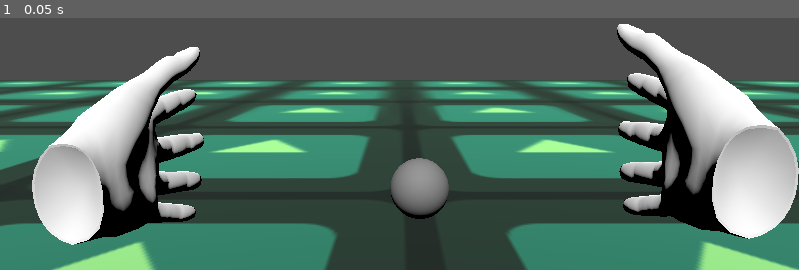
Above: before the commit, frame 1.
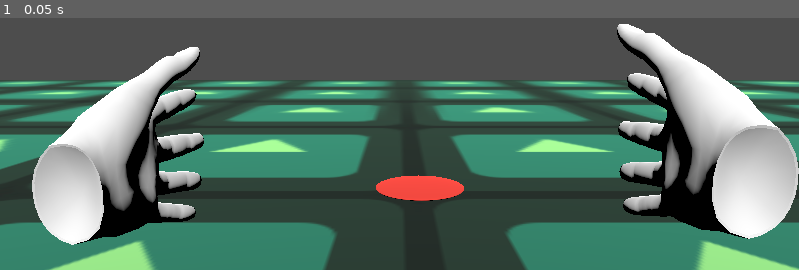
Above: after the commit, the same moment.

Repository: Hubi777111/rwr
Game: Godot game, scene res://main.tscn
Same seed, same stepped clock (60 frames per second), same inputs: the game is played once before the commit and once after it. The engine's default icon, where the game draws it, is replaced by a stand-in: a white triangle on a blue panel in a dark square.
Inputs:
- Up to frame 1 (0.05 s): no input

The runs differ from the first frame. In frame 1, 2.6% of the frame differs, in the area x 0-100%, y 36-100%.

Commit message:
Zadanie 5: Dodanie płynnej lokomocji na lewej gałce

Diff:
--- a/project_files/main.tscn
+++ b/project_files/main.tscn
@@ -18,9 +18,12 @@
 [sub_resource type="BoxShape3D" id="BoxShape3D_1bvp3"]
 size = Vector3(50, 1, 50)
 
+[sub_resource type="StandardMaterial3D" id="StandardMaterial3D_7mycd"]
+albedo_color = Color(1, 0.27450982, 0.23137255, 1)
+
 [sub_resource type="SphereMesh" id="SphereMesh_1bvp3"]
-radius = 0.04
-height = 0.08
+radius = 0.06
+height = 0.01
 
 [node name="Main" type="Node3D" unique_id=1906230346]
 script = ExtResource("1_ig7tw")
@@ -65,7 +68,7 @@
 [node name="Level" type="Node3D" parent="." unique_id=802880576]
 
 [node name="MeshInstance3D" type="MeshInstance3D" parent="Level" unique_id=1466935071]
-transform = Transform3D(1, 0, 0, 0, 1, 0, 0, 0, 1, 0.054322347, -0.571105, 0.16857839)
+transform = Transform3D(1, 0, 0, 0, 1, 0, 0, 0, 1, 0.052489147, -0.5681505, 0.16745496)
 mesh = SubResource("PlaneMesh_h2yge")
 surface_material_override/0 = SubResource("StandardMaterial3D_lquwl")
 
@@ -76,4 +79,5 @@
 
 [node name="Marker" type="MeshInstance3D" parent="." unique_id=830248090]
 transform = Transform3D(1, 0, 0, 0, 1, 0, 0, 0, 1, 0.022460043, -0.009086914, -1.199259)
+material_override = SubResource("StandardMaterial3D_7mycd")
 mesh = SubResource("SphereMesh_1bvp3")
Not shown, changed: docs/index.html
Not shown, changed: docs/index.pck
